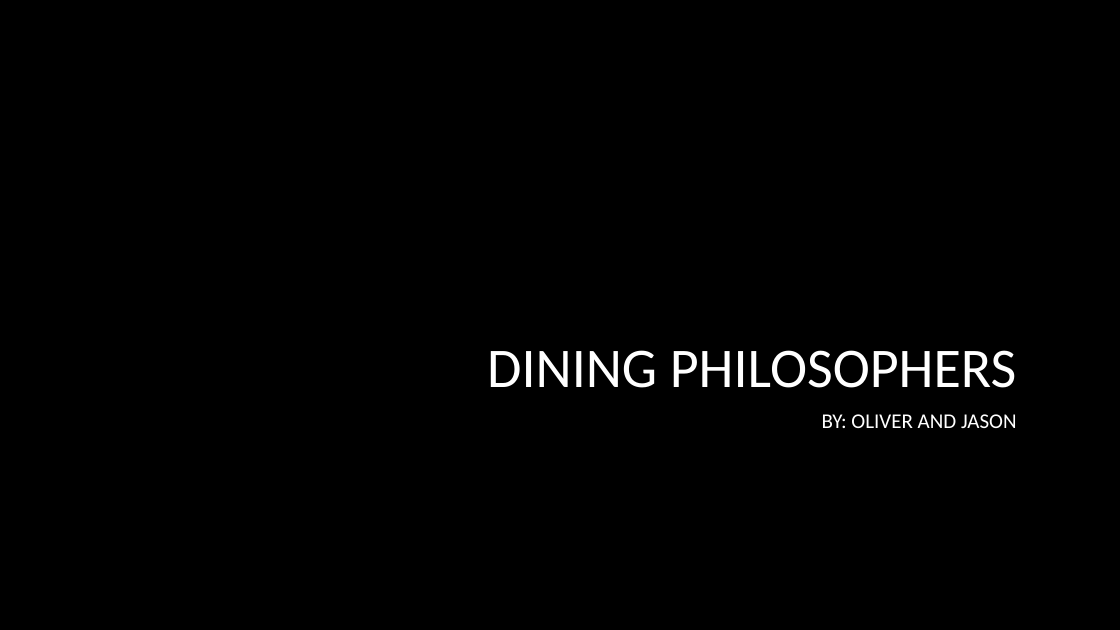
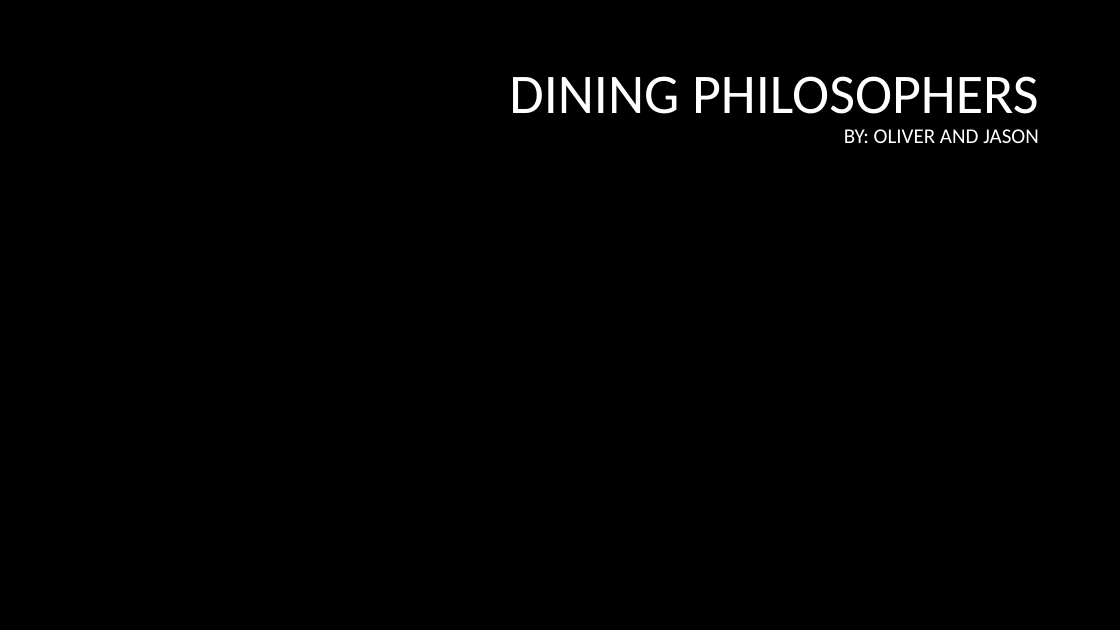
Before and after one commit to olivermclane/PhilosopherProject, a slide deck: slide 1 of Presentation.pptx. Drawn at 1120x630 pixels with LibreOffice and Linux fonts; fonts in the diff are those of the drawing; background and template pictures are left out. Boxes give left, top, right and bottom in pixels: in the first picture for what was removed or moved away, otherwise in the second. Text is boxed around its words. In the diff, an @@ line names an element or a change of style, - is before the commit and + after.

```diff
--- a/Presentation.pptx
+++ b/Presentation.pptx
@@ title "DINING PHILOSOPHERS": place and size @@
-title "DINING PHILOSOPHERS" at (487, 350, 1016, 388)
+title "DINING PHILOSOPHERS" at (509, 76, 1038, 114)
@@ subtitle "BY: OLIVER AND JASON": place and size @@
-subtitle "BY: OLIVER AND JASON" at (822, 414, 1017, 428)
+subtitle "BY: OLIVER AND JASON" at (844, 129, 1039, 143)
```
Also in this commit, not shown: 5 other slides changed, 2 slides added, 3 slides removed.
